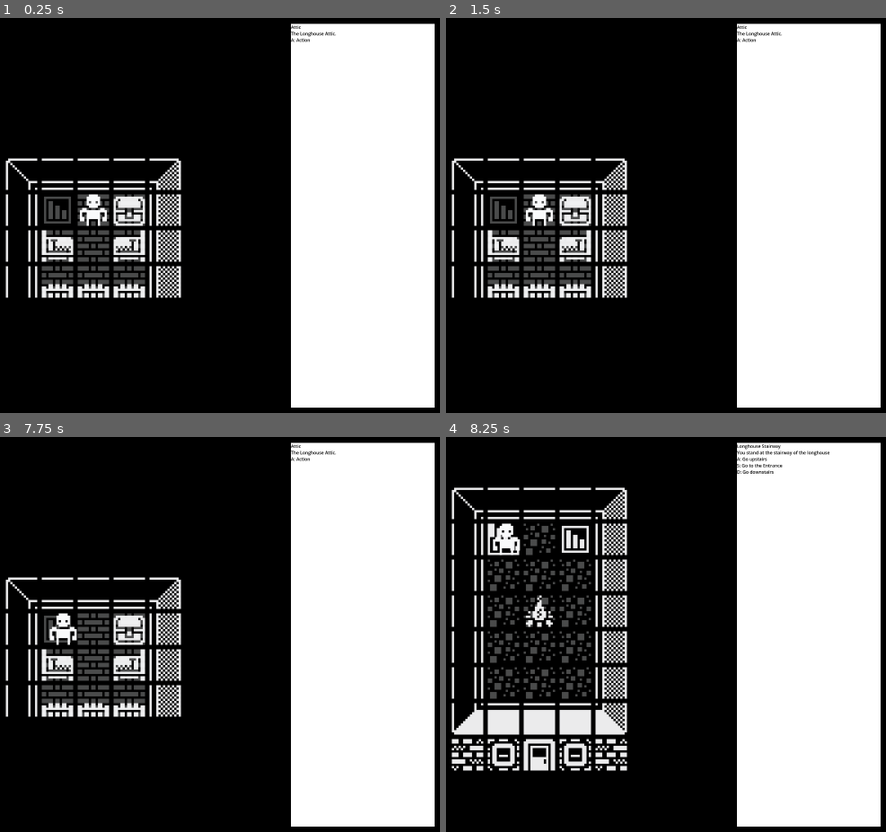
Above: before the commit, frames 1-4 (two rows, left to right).
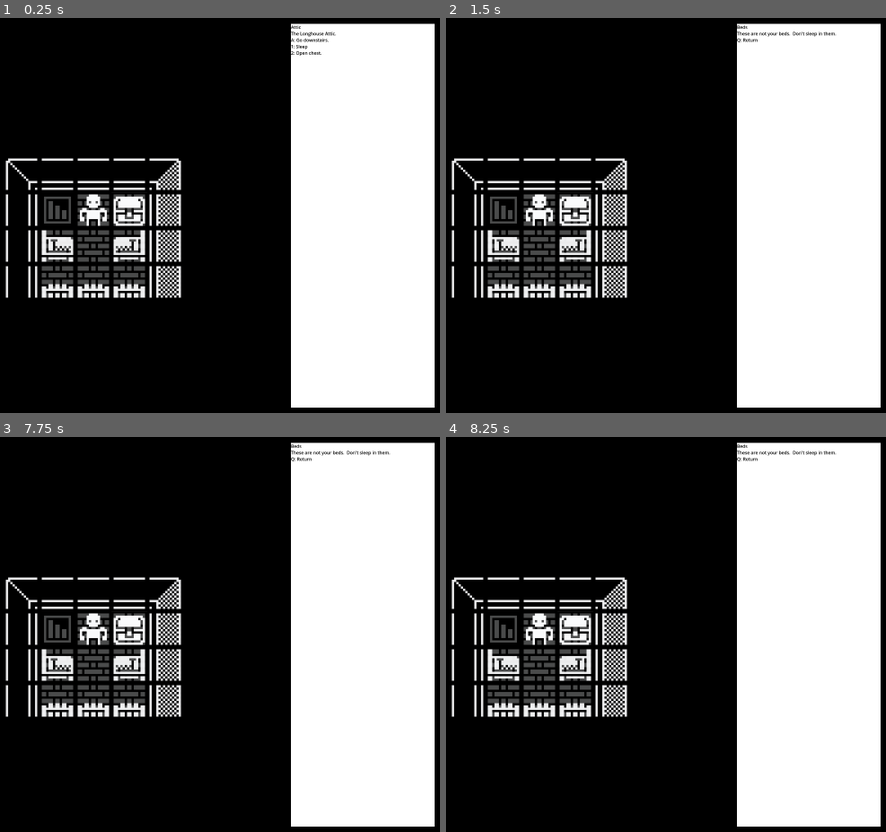
Above: after the commit, the same moments.

Repository: Pandawaflez/PGRPGE
Game: Godot game, scene res://TestScene/locations/TestSceneLevel1Attic.tscn
Same seed, same stepped clock (60 frames per second), same inputs: the game is played once before the commit and once after it. This scene is started directly instead of the project's main scene.
Inputs:
- Up to frame 1 (0.25 s): no input
- Up to frame 2 (1.5 s): tap Enter at 0.5 s; hold 0 (0) 0.53-1.28 s; tap 1 (1) at 0.8, 1.35 s; tap Space at 1.25 s
- Up to frame 3 (7.75 s): tap 2 (2) at 1.55 s; tap Enter at 2, 3.5 s; hold 2 (2) 2.03-2.78 s; tap 3 (3) at 2.3, 2.85 s; tap Space at 2.75, 4.25 s; tap 4 (4) at 3.05 s; hold 4 (4) 3.53-4.28 s; tap 5 (5) at 3.8, 4.35 s; tap 6 (6) at 4.55 s; hold 6 (6) 5.03-5.78 s; tap 7 (7) at 5.3, 5.85 s; tap 8 (8) at 6.05 s; hold 8 (8) 6.53-7.28 s; tap 9 (9) at 6.8, 7.35 s; tap A (a) at 7.55 s
- Up to frame 4 (8.25 s): hold A (a) from 8.03 s (still down)

The runs differ from the first frame. In frame 1, 0.1% of the frame differs, in the area x 66-75%, y 5-10%; in frame 2, 0.2%; in frame 3, 0.7%; in frame 4, 13%, in the area x 1-89%, y 1-85%.

Commit message:
Chest Quest worked on

Diff:
--- a/TestScene/locations/TestSceneLevel1Attic.tscn
+++ b/TestScene/locations/TestSceneLevel1Attic.tscn
@@ -1,8 +1,9 @@
-[gd_scene load_steps=7 format=4 uid="uid://d21ovohp01jgn"]
+[gd_scene load_steps=8 format=4 uid="uid://d21ovohp01jgn"]
 
 [ext_resource type="PackedScene" uid="uid://bdyonxguyf7ds" path="res://Prefabs/BaseLevel.tscn" id="1_rbkhl"]
 [ext_resource type="PackedScene" uid="uid://doe33lcmiauka" path="res://Prefabs/Location.tscn" id="2_osl6c"]
 [ext_resource type="PackedScene" uid="uid://b4wf3ge15jim4" path="res://Prefabs/Action.tscn" id="3_5lsq0"]
+[ext_resource type="Texture2D" uid="uid://cxvadgnb26puw" path="res://Sprites/TestTiles/Kenney1BitPack64x64Transparent.png" id="4_kvsom"]
 
 [sub_resource type="Animation" id="Animation_kvsom"]
 length = 0.001
@@ -75,11 +76,103 @@
 }
 
 [node name="ActionA" parent="BaseLevel/NavigationManager/Location0" instance=ExtResource("3_5lsq0")]
+actionName = "Go downstairs."
 playAnimation = true
 animationName = "downstairs"
 changeScene = true
 nextSceneEntrance = 1
 
+[node name="Action1" parent="BaseLevel/NavigationManager/Location0" node_paths=PackedStringArray("nextLocation") instance=ExtResource("3_5lsq0")]
+position = Vector2(-1167.56, -495.656)
+actionName = "Sleep"
+changeLocation = true
+nextLocation = NodePath("Beds")
+
+[node name="Beds" parent="BaseLevel/NavigationManager/Location0/Action1" instance=ExtResource("2_osl6c")]
+locName = "Beds"
+locDesc = "These are not your beds.  Don't sleep in them."
+
+[node name="ActionQ" parent="BaseLevel/NavigationManager/Location0/Action1/Beds" node_paths=PackedStringArray("nextLocation") instance=ExtResource("3_5lsq0")]
+actionName = "Return"
+changeLocation = true
+nextLocation = NodePath("../../..")
+
+[node name="Action2" parent="BaseLevel/NavigationManager/Location0" node_paths=PackedStringArray("nextLocation", "alternateNextLocation") instance=ExtResource("3_5lsq0")]
+actionName = "Open chest."
+nextLocation = NodePath("Empty")
+alternateNextLocation = NodePath("Chestlocked")
+checkValue = true
+valueName = "chestQuest"
+valueTo = 3
+
+[node name="Chestlocked" parent="BaseLevel/NavigationManager/Location0/Action2" instance=ExtResource("2_osl6c")]
+locName = "Locked!"
+locDesc = "The chest is locked.  You need a key to open it, or maybe just try to pry it open."
+
+[node name="ActionQ" parent="BaseLevel/NavigationManager/Location0/Action2/Chestlocked" node_paths=PackedStringArray("nextLocation", "alternateNextLocation") instance=ExtResource("3_5lsq0")]
+actionName = "Return"
+changeLocation = true
+nextLocation = NodePath("../../..")
+alternateNextLocation = NodePath("..")
+valueTo = 3
+
+[node name="Action1" parent="BaseLevel/NavigationManager/Location0/Action2/Chestlocked" node_paths=PackedStringArray("nextLocation", "alternateNextLocation") instance=ExtResource("3_5lsq0")]
+actionName = "Unlock the chest"
+nextLocation = NodePath("../../Unlock")
+alternateNextLocation = NodePath("../../Unopened")
+checkValue = true
+valueName = "chestQuest"
+valueTo = 2
+
+[node name="Action2" parent="BaseLevel/NavigationManager/Location0/Action2/Chestlocked" node_paths=PackedStringArray("nextLocation") instance=ExtResource("3_5lsq0")]
+actionName = "Pry open the chest."
+changeLocation = true
+nextLocation = NodePath("../../Unopened")
+
+[node name="Unopened" parent="BaseLevel/NavigationManager/Location0/Action2" instance=ExtResource("2_osl6c")]
+locName = "Chest unopened"
+locDesc = "You are unable to open the chest.  Try finding a key, or maybe getting stronger."
+
+[node name="ActionQ" parent="BaseLevel/NavigationManager/Location0/Action2/Unopened" node_paths=PackedStringArray("nextLocation", "alternateNextLocation") instance=ExtResource("3_5lsq0")]
+actionName = "Return"
+changeLocation = true
+nextLocation = NodePath("../../..")
+alternateNextLocation = NodePath("../../Chestlocked")
+valueTo = 3
+
+[node name="Pry Open" parent="BaseLevel/NavigationManager/Location0/Action2" instance=ExtResource("2_osl6c")]
+locName = "Chest opened"
+locDesc = "You manage to pry open the chest."
+
+[node name="ActionE" parent="BaseLevel/NavigationManager/Location0/Action2/Pry Open" node_paths=PackedStringArray("nextLocation") instance=ExtResource("3_5lsq0")]
+actionName = "Take the sword."
+changeLocation = true
+nextLocation = NodePath("../../..")
+setValue = true
+valueName = "chestQuest"
+valueTo = 3
+
+[node name="Unlock" parent="BaseLevel/NavigationManager/Location0/Action2" instance=ExtResource("2_osl6c")]
+locName = "Chest opened"
+locDesc = "You manage to unlock the chest."
+
+[node name="ActionE" parent="BaseLevel/NavigationManager/Location0/Action2/Unlock" node_paths=PackedStringArray("nextLocation") instance=ExtResource("3_5lsq0")]
+actionName = "Take the sword."
+changeLocation = true
+nextLocation = NodePath("../../..")
+setValue = true
+valueName = "chestQuest"
+valueTo = 3
+
+[node name="Empty" parent="BaseLevel/NavigationManager/Location0/Action2" instance=ExtResource("2_osl6c")]
+locName = "Empty chest"
+locDesc = "The chest is empty."
+
+[node name="ActionQ" parent="BaseLevel/NavigationManager/Location0/Action2/Empty" node_paths=PackedStringArray("nextLocation") instance=ExtResource("3_5lsq0")]
+actionName = "Return"
+changeLocation = true
+nextLocation = NodePath("../../..")
+
 [node name="Tilemap" parent="BaseLevel" index="1"]
 position = Vector2(-64, 512)
 
@@ -90,13 +183,26 @@
 tile_map_data = PackedByteArray("AAAKAAIAAwAKABEAAAALAAEAAwAKABEAAAALAAIAAwAKABEAAAAKAAEAAwAKABEAAAAJAAIAAwAKABEAAAAJAAMAAwAKABEAAAAKAAMAAwAKABEAAAALAAMAAwAKABEAAAAJAAEAAwADAAYAAAA=")
 
 [node name="Midground" parent="BaseLevel/Tilemap" index="2"]
-tile_map_data = PackedByteArray("AAAJAAMAAwAAAAMAAAAKAAMAAwAAAAMAAAALAAMAAwAAAAMAAAAJAAIAAwAFAAgAAAALAAIAAwAFAAgAABALAAEAAwAIAAYAAAA=")
+tile_map_data = PackedByteArray("AAAJAAMAAwAAAAMAAAAKAAMAAwAAAAMAAAALAAMAAwAAAAMAAAAJAAIAAwAFAAgAAAALAAIAAwAFAAgAABA=")
 
 [node name="PlayerSprite" parent="BaseLevel/Tilemap" index="3"]
 position = Vector2(672, 96)
 
 [node name="Foreground" parent="BaseLevel/Tilemap" index="4"]
 tile_map_data = PackedByteArray("AAAIAAIAAwAAABEAAAAIAAEAAwAAABEAAAAIAAAAAwAAABAAAAAJAAAAAwABABAAAAAKAAAAAwABABAAAAALAAAAAwABABAAAAAMAAAAAwACABAAAAAMAAEAAwACABEAAAAMAAIAAwACABEAAAAIAAMAAwAAABEAAAAMAAMAAwACABEAAAA=")
+
+[node name="Chest" type="Sprite2D" parent="BaseLevel/Tilemap" index="5"]
+position = Vector2(736, 96)
+texture = ExtResource("4_kvsom")
+region_enabled = true
+region_rect = Rect2(512, 384, 64, 64)
+
+[node name="ChestOpen" type="Sprite2D" parent="BaseLevel/Tilemap" index="6"]
+visible = false
+position = Vector2(736, 96)
+texture = ExtResource("4_kvsom")
+region_enabled = true
+region_rect = Rect2(576, 384, 64, 64)
 
 [editable path="BaseLevel"]
 [editable path="BaseLevel/NavigationManager/Location0"]
